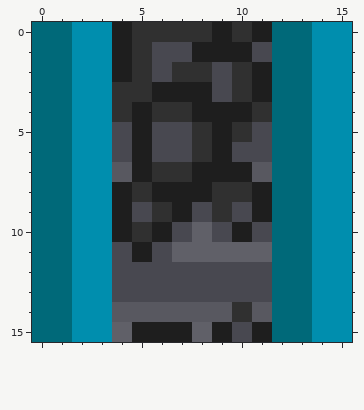
A pixel-art sprite gets an edit: tiles/oreburgh_south/anim/coal_vertical/02.png. Above is the file before it was changed.
The file is 16x16 pixels.
After the commit:
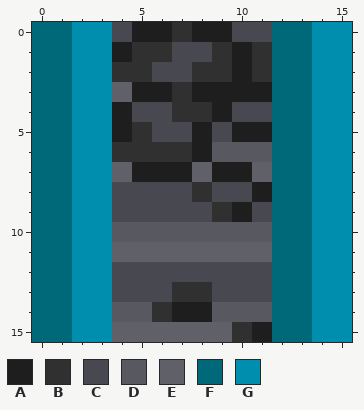
Palette (. is transparent): A #1e1e1e  B #303030  C #484850  D #585860  E #606068  F #006979  G #008eae
The edit:
@@ x 0..15 @@
- 0 FFGGABBBBABAFFGG
- 1 FFGGABCCAAACFFGG
- 2 FFGGABCBBCBAFFGG
- 3 FFGGBBAAACBAFFGG
- 4 FFGGBABBAAABFFGG
- 5 FFGGCACCBABCFFGG
- 6 FFGGCACCBACCFFGG
- 7 FFGGDABBAAADFFGG
- 8 FFGGABAAABBAFFGG
- 9 FFGGACBACBCAFFGG
-10 FFGGABACECACFFGG
-11 FFGGCACEEEEEFFGG
+ 0 FFGGCAABAACCFFGG
+ 1 FFGGABBCCBABFFGG
+ 2 FFGGBBCCBBABFFGG
+ 3 FFGGEAABAAAAFFGG
+ 4 FFGGACCBBACCFFGG
+ 5 FFGGABCCACAAFFGG
+ 6 FFGGBBBBADDDFFGG
+ 7 FFGGEAAAEAAEFFGG
+ 8 FFGGCCCCBCCAFFGG
+ 9 FFGGCCCCCBACFFGG
+10 FFGGDDDDDDDDFFGG
+11 FFGGEEEEEEEEFFGG
 12 FFGGCCCCCCCCFFGG
-13 FFGGCCCCCCCCFFGG
-14 FFGGDDDDDDBDFFGG
-15 FFGGEAAAEACAFFGG
+13 FFGGCCCBBCCCFFGG
+14 FFGGDDBAADDDFFGG
+15 FFGGEEEEEEBAFFGG
Boxes around the changes in both pictures, in picture pixels (x1, y1, x2, y2):
changed: (112, 22, 272, 342)
